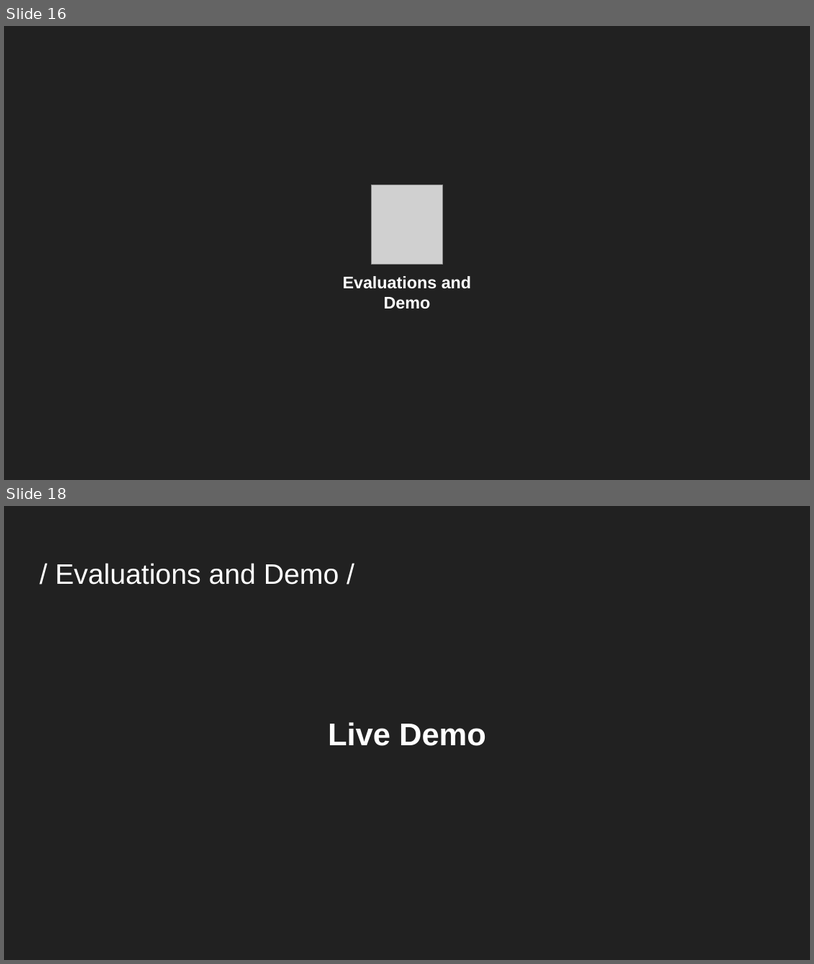
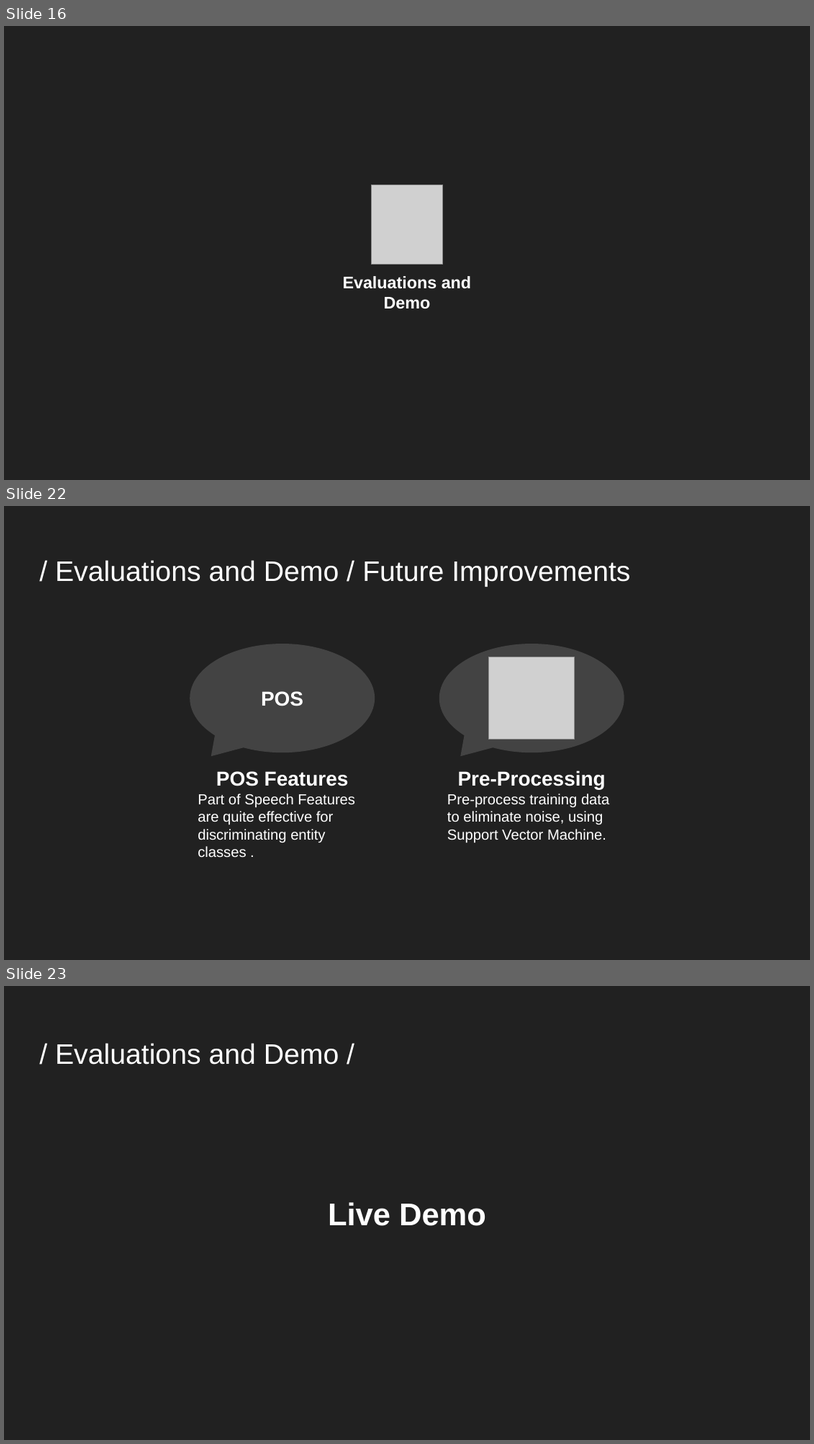
Before and after one commit to YanzhenHuang/CISC3025-Name-Entity, a slide deck: CISC3025-Project3-Presentation.pptx. Shown one above the other, each under a label of ours: slides 16 and 18 before the commit, slides 16, 22 and 23 after it; the slides between them are not shown. The pictures are 814x964 and 814x1444 pixels, drawn with LibreOffice and Linux fonts; fonts in the diff are those of the drawing; grey boxes stand for pictures. Boxes give left, top, right and bottom in pixels: in the first picture for what was removed or moved away, otherwise in the second. Text is boxed around its words. In the diff, an @@ line names an element or a change of style, - is before the commit and + after.

```diff
--- a/CISC3025-Project3-Presentation.pptx
+++ b/CISC3025-Project3-Presentation.pptx
@@ slide 22 added at [4, 506, 810, 960], background #212121 @@
@@ title added at [55, 560, 630, 587], 25.2 pt, text #FFFFFF @@
+/ Evaluations and Demo / Future Improvements
@@ group added at [190, 644, 624, 857]: 2 texts, 2 speech bubbles, 1 picture @@
+POS Features
+Part of Speech Features are quite effective for discriminating entity classes .
+POS
+Pre-Processing
+Pre-process training data to eliminate noise, using Support Vector Machine.
@@ what was slide 18 is now slide 23 @@
```
Also in this commit, not shown: 2 slides changed, 4 other slides added, 1 other file.
